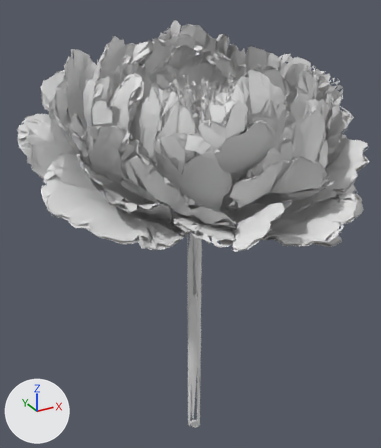
The glTF model assets/models/peony_coral.glb, before and after one commit.
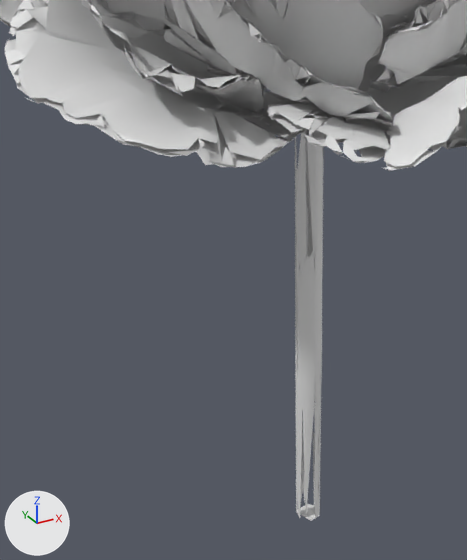
Old and new are each drawn whole from a 50 mm lens placed at (-0.538, -0.924, 1.056), pointed at (-0.007, 0.041, 0.574) and again close up on the part from 10% to 72% of the width and 37% to 100% of the height. Lighting does not change. The marker at lower left points along +X, +Y and +Z. The older version's two pictures come first. Materials are left out; every surface is plain grey. Where no turn or scale is listed for an object, it has been applied to the vertices. Vertices at exactly the same position are counted once.

The first close-up shows 'peony_coral'.
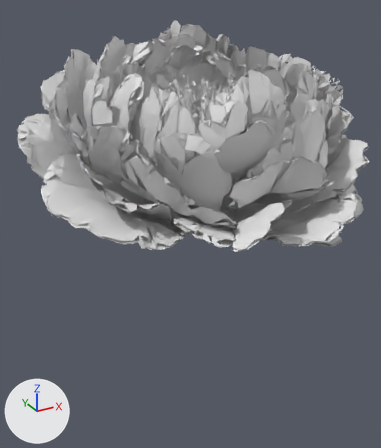
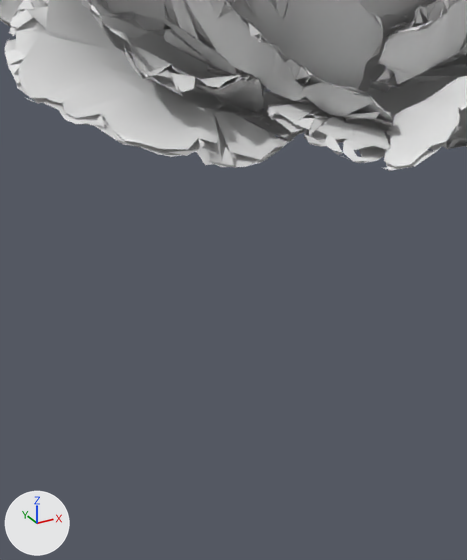
The change, as a list of edits to the scene's bpy script:
```text
Change me_mesh_0:
    used by ob_peony_coral; location = (0.0, 0.0, 0.0)
    remove me_mesh_0.from_pydata(...)  # 37279 vertices, 24085 faces; spans x -0.354..0.354, y -0.351..0.351, z 0.0..1.0
    add me_mesh_0.from_pydata(...)  # 37061 vertices, 23884 faces; spans x -0.354..0.354, y -0.351..0.351, z 0.608..1.0
    me_mesh_0 part 1: the loose piece of 38 vertices spanning x -0.01..0.008, y 0.003..0.021, z 0.19..0.612 is deleted
    me_mesh_0 part 2: the loose piece of 34 vertices spanning x -0.026..0.0, y 0.002..0.02, z 0.0..0.417 is deleted
    me_mesh_0 part 3: the loose piece of 25 vertices spanning x -0.026..-0.009, y 0.002..0.022, z 0.364..0.613 is deleted
    me_mesh_0 part 4: the loose piece of 22 vertices spanning x -0.005..0.008, y 0.021..0.035, z 0.246..0.613 is deleted
    me_mesh_0 part 5: the loose piece of 7 vertices spanning x -0.023..0.007, y 0.003..0.033, z 0.0..0.001 is deleted
    me_mesh_0 part 6
    92 vertices are removed from x -0.025..0.008, y -0.024..0.036, z 0.0..0.613
    93 faces are deleted
    3 new faces join them
```

Boxes [x1, y1, x2, y2] around the edits, measured in the close-ups (467 x 560 px):
'peony_coral', reshaped: before [0, 0, 467, 521]; after [0, 0, 467, 171]
part 1 of me_mesh_0, deleted: before [314, 146, 324, 404]
part 2 of me_mesh_0, deleted: before [297, 252, 319, 519]
part 3 of me_mesh_0, deleted: before [296, 129, 316, 284]
part 4 of me_mesh_0, deleted (mostly hidden): before [308, 186, 315, 268]
part 5 of me_mesh_0, deleted: before [297, 504, 319, 521]
part 6 of me_mesh_0, cut back: before [295, 129, 322, 515]
